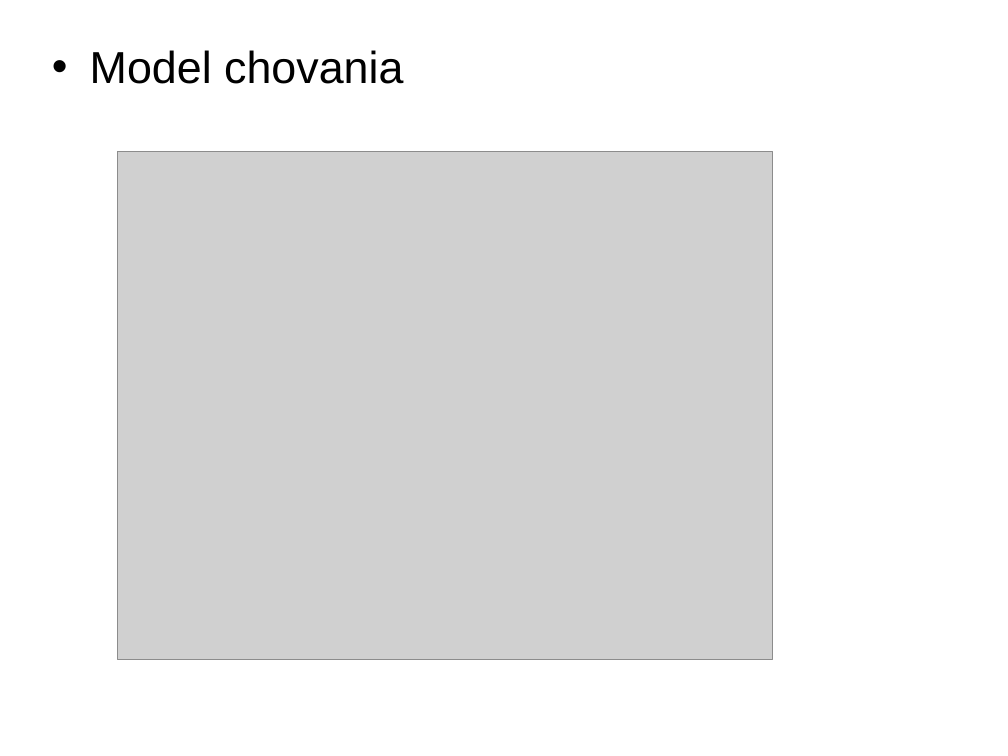
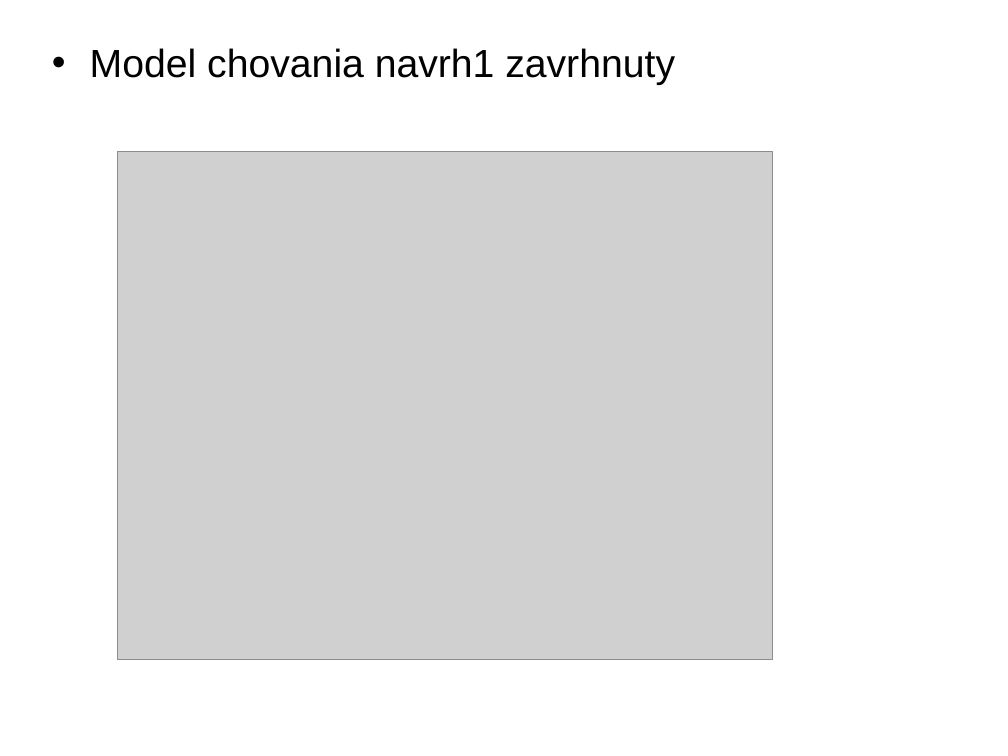
Before and after one commit to estamina/roomers, a slide deck: slide 5 of doc/chat.stano.ppt. Drawn at 1008x756 pixels with LibreOffice and Linux fonts; fonts in the diff are those of the drawing; grey boxes stand for pictures; background and template pictures are left out. Boxes give left, top, right and bottom in pixels: in the first picture for what was removed or moved away, otherwise in the second. Text is boxed around its words. In the diff, an @@ line names an element or a change of style, - is before the commit and + after.

```diff
--- a/doc/chat.stano.ppt
+++ b/doc/chat.stano.ppt
@@ text at bbox=[90, 48, 675, 85]: text changed; size 32 to 28 pt @@
-• Model chovania
+• Model chovania navrh1 zavrhnuty
```
Also in this commit, not shown: 4 other slides changed, 4 slides added, 1 other file.
